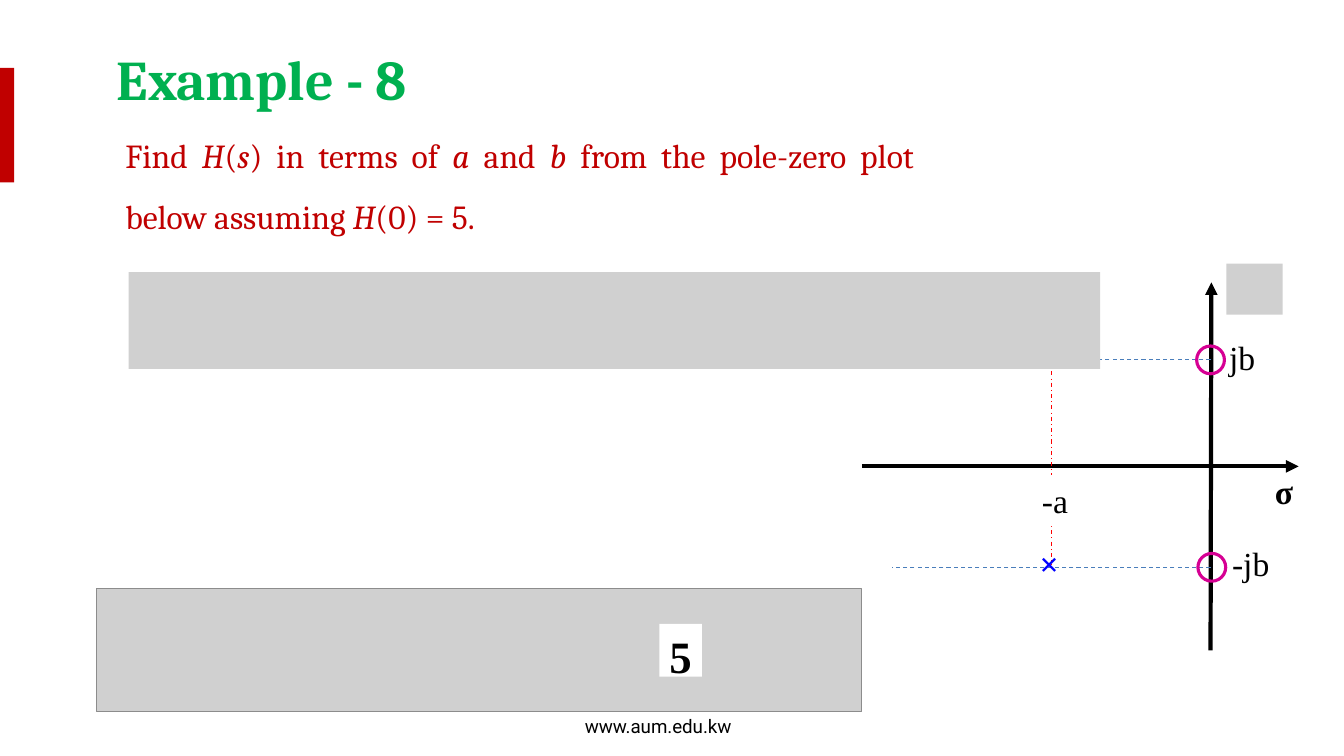
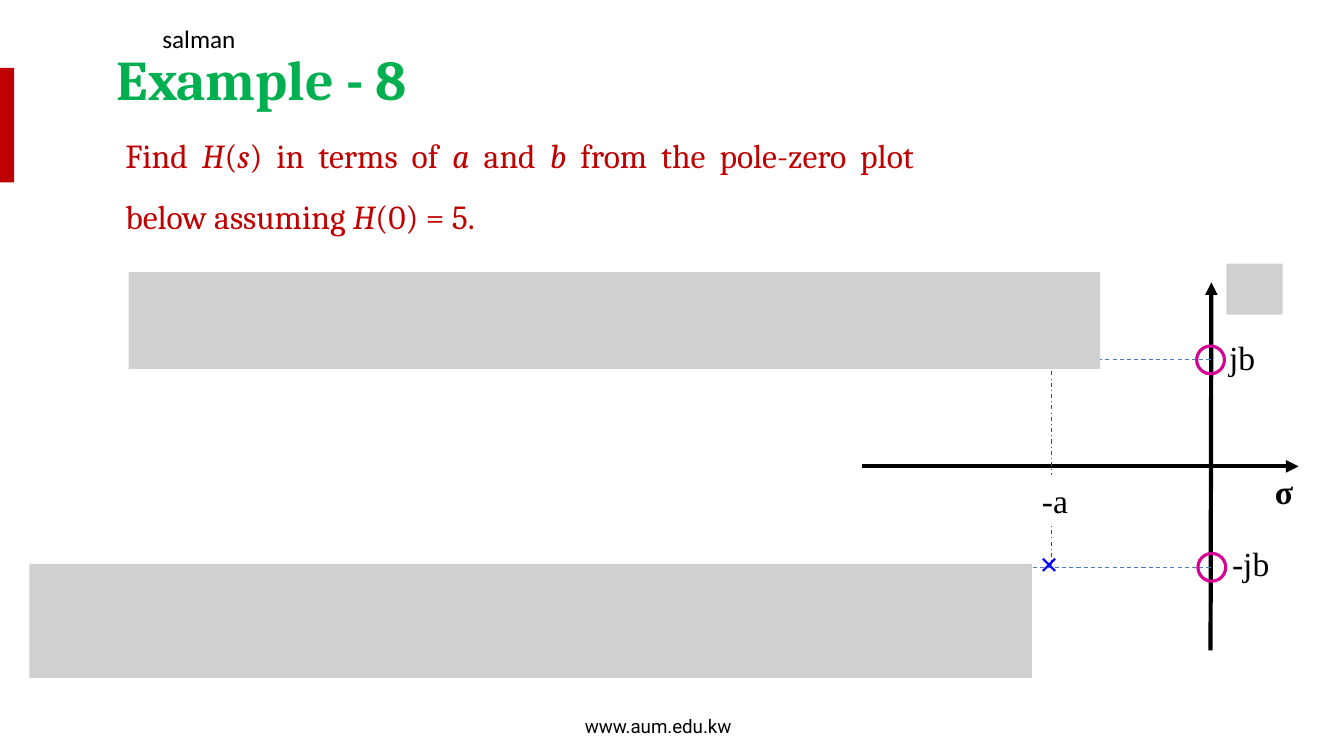
Before and after one commit to salmanrazzaq1993/AUM-WORK, a slide deck: slide 21 of PP WORK/Instructor Version/Week 9/Week 9 Lecture 2 - Poles and Zeros.pptx. Drawn at 1344x756 pixels with LibreOffice and Linux fonts; fonts in the diff are those of the drawing; grey boxes stand for pictures; background and template pictures are left out. Boxes give left, top, right and bottom in pixels: in the first picture for what was removed or moved away, otherwise in the second. Text is boxed around its words. In the diff, an @@ line names an element or a change of style, - is before the commit and + after.

```diff
--- a/PP WORK/Instructor Version/Week 9/Week 9 Lecture 2 - Poles and Zeros.pptx
+++ b/PP WORK/Instructor Version/Week 9/Week 9 Lecture 2 - Poles and Zeros.pptx
@@ text added at bbox=[162, 30, 235, 49], 18 pt, text #000000 @@
+salman
@@ picture added at bbox=[29, 564, 1032, 678] @@
@@ picture removed at bbox=[97, 589, 862, 712] @@
@@ rectangle removed at bbox=[659, 624, 702, 677] @@
-5
```
Also in this commit, not shown: 6 other slides changed, 3 slides added.
